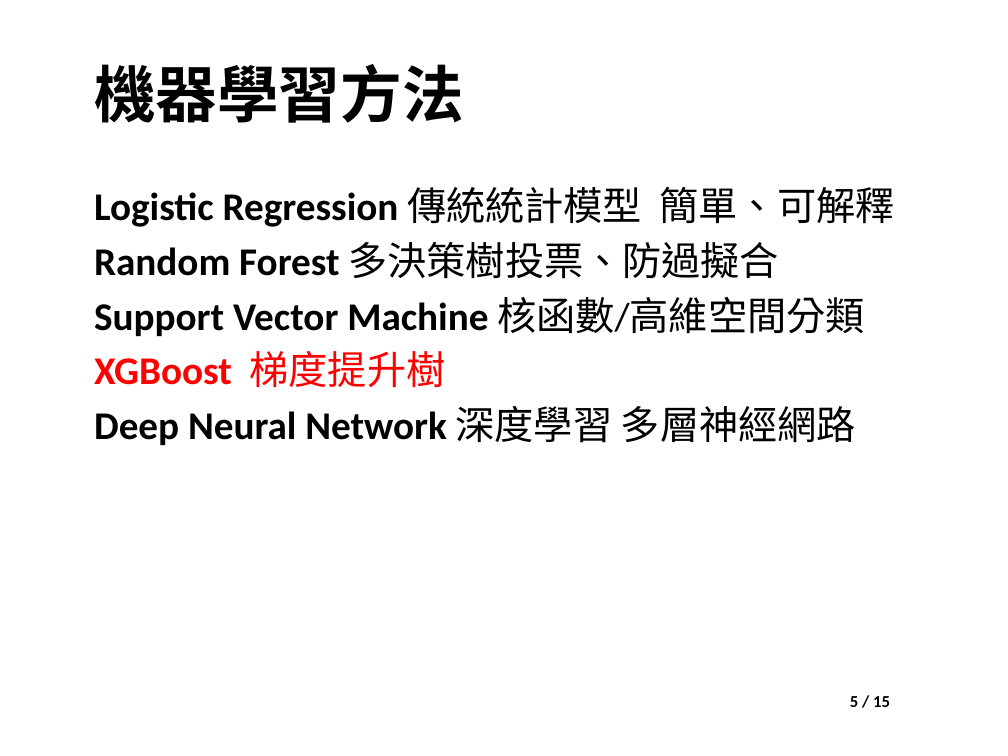
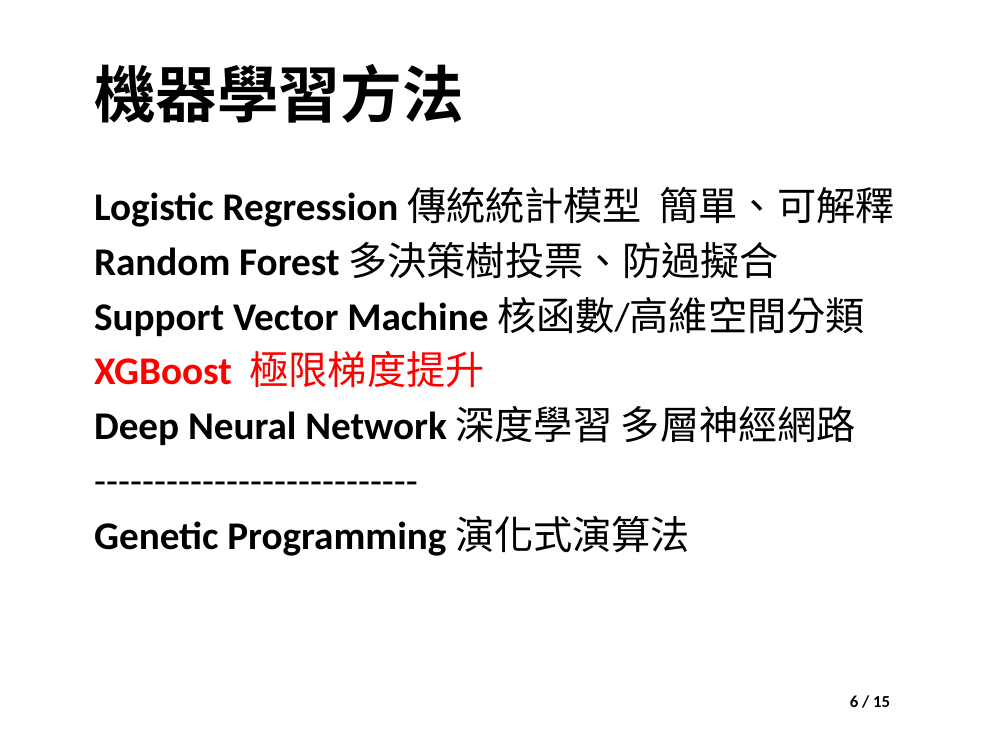
Before and after one commit to joechiboo/ResearchSeminar-3H, a slide deck: slide 6 of 提交檔案/專題討論_21138X006_紀伯喬_wVBA.pptm (slide 5 before the commit). Drawn at 1008x756 pixels with LibreOffice and Linux fonts; fonts in the diff are those of the drawing; background and template pictures are left out. Boxes give left, top, right and bottom in pixels: in the first picture for what was removed or moved away, otherwise in the second. Text is boxed around its words. In the diff, an @@ line names an element or a change of style, - is before the commit and + after.

```diff
--- a/提交檔案/專題討論_21138X006_紀伯喬_wVBA.pptm
+++ b/提交檔案/專題討論_21138X006_紀伯喬_wVBA.pptm
@@ text at [94, 351, 485, 387]: text changed @@
-XGBoost 梯度提升樹
+XGBoost 極限梯度提升
@@ text at [94, 516, 690, 556]: paragraphs added @@
+---------------------------
+Genetic Programming 演化式演算法
@@ text at [850, 695, 890, 707]: text changed @@
-5 / 15
+6 / 15
```
Also in this commit, not shown: 7 other slides changed, 1 slide added, 1 slide removed, 4 other files.
